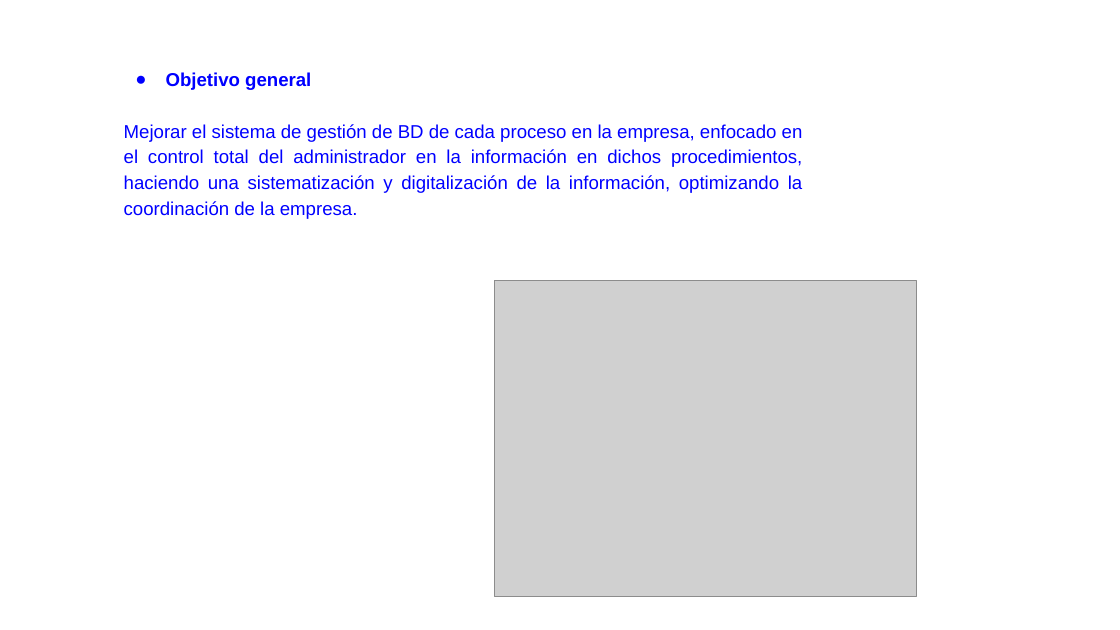
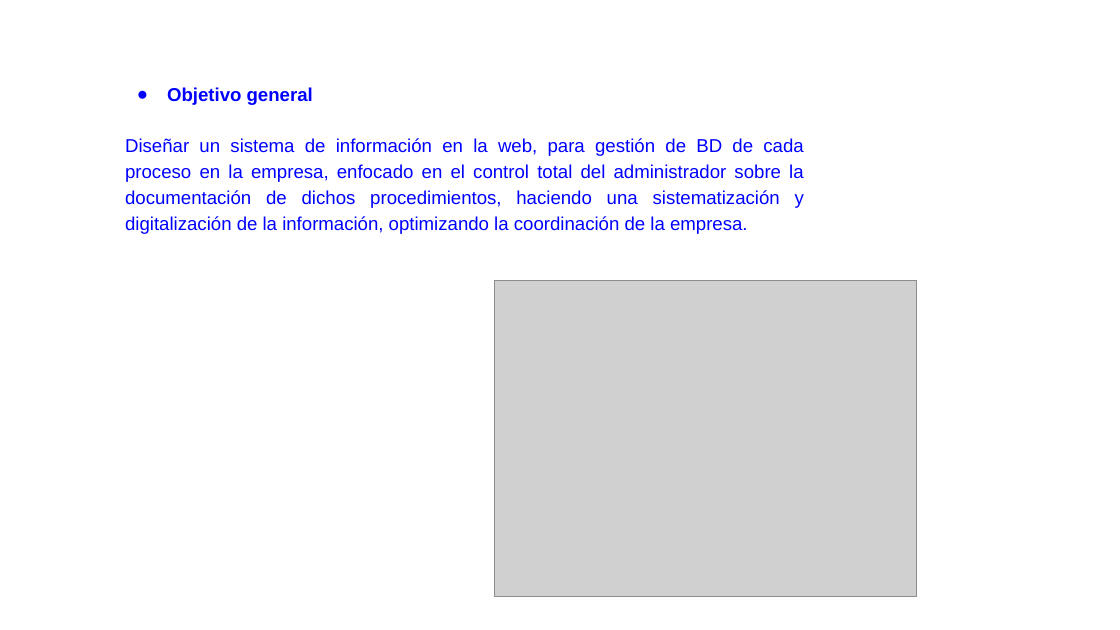
Before and after one commit to Stevenpc82/SOD-NiceJeans, a slide deck: slide 5 of 1.Presentacion de proyecto/PRESENTACION_AVANCES_PROYECTO 1.pptx. Drawn at 1120x630 pixels with LibreOffice and Linux fonts; fonts in the diff are those of the drawing; grey boxes stand for pictures; background and template pictures are left out. Boxes give left, top, right and bottom in pixels: in the first picture for what was removed or moved away, otherwise in the second. Text is boxed around its words. In the diff, an @@ line names an element or a change of style, - is before the commit and + after.

```diff
--- a/1.Presentacion de proyecto/PRESENTACION_AVANCES_PROYECTO 1.pptx
+++ b/1.Presentacion de proyecto/PRESENTACION_AVANCES_PROYECTO 1.pptx
@@ text "Objetivo general": place and size @@
-text "Objetivo general" at <box>124,72,803,219</box>
+text "Objetivo general" at <box>125,87,804,234</box>
@@ text at <box>125,138,804,234</box>: text changed @@
-Mejorar el sistema de gestión de BD de cada proceso en la empresa, enfocado en el control total del administrador en la información en dichos procedimientos, haciendo una sistematización y digitalización de la información, optimizando la coordinación de la empresa.
+Diseñar un sistema de información en la web, para gestión de BD de cada proceso en la empresa, enfocado en el control total del administrador sobre la documentación de dichos procedimientos, haciendo una sistematización y digitalización de la información, optimizando la coordinación de la empresa.
```
Also in this commit, not shown: 3 other slides changed.
